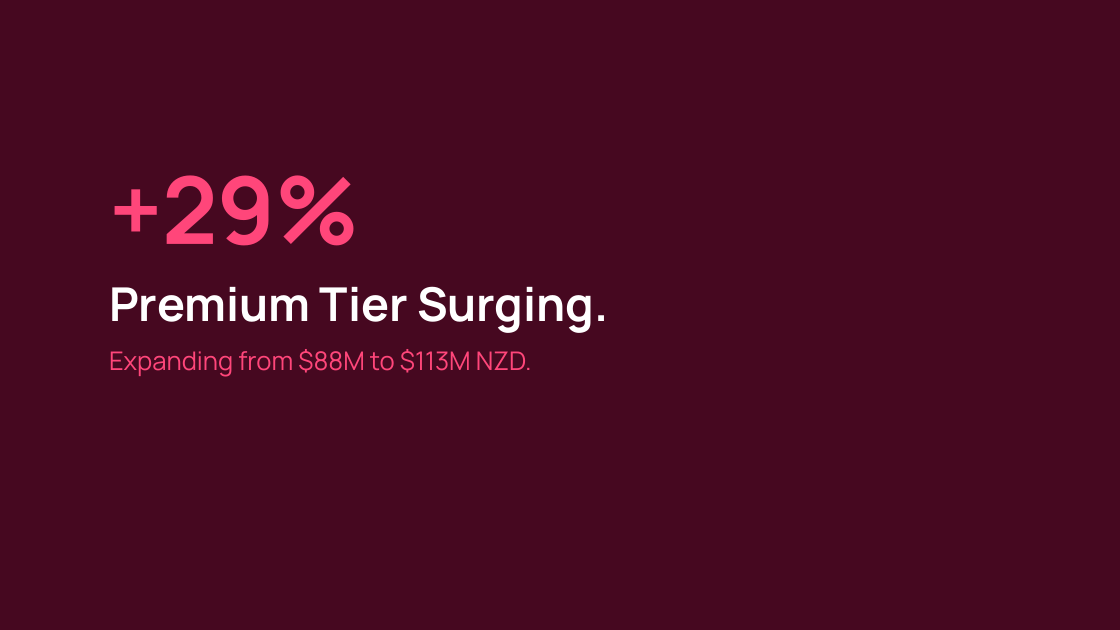
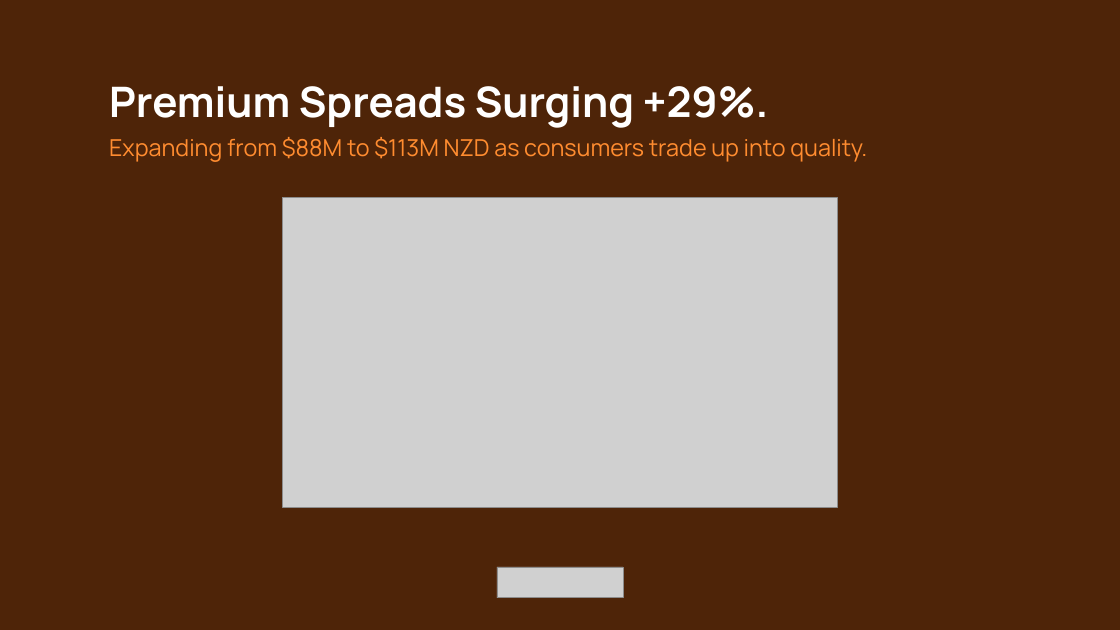
Before and after one commit to JacobCrume/stamp-spreads, a slide deck: slide 11 of presentation/Stamp-pitch.pptx (slide 8 before the commit). Drawn at 1120x630 pixels with LibreOffice and Linux fonts; fonts in the diff are those of the drawing; grey boxes stand for pictures. Boxes give left, top, right and bottom in pixels: in the first picture for what was removed or moved away, otherwise in the second. Text is boxed around its words. In the diff, an @@ line names an element or a change of style, - is before the commit and + after.

Commit message:
feat(presentation): redesign 23-slide rapid-fire pitch deck with distinct palettes, bottom wordmark, and embedded figures

```diff
--- a/presentation/Stamp-pitch.pptx
+++ b/presentation/Stamp-pitch.pptx
@@ rectangle at [0, 0, 1120, 630]: fill #460820 to #4E2408 @@
@@ text added at [109, 86, 867, 162], 20 pt, text #FF8C30 @@
+Premium Spreads Surging +29%.
+Expanding from $88M to $113M NZD as consumers trade up into quality.
@@ text removed at [109, 175, 608, 377] @@
-+29%
-Premium Tier Surging.
-Expanding from $88M to $113M NZD.
@@ picture added at [283, 197, 838, 507] @@
@@ picture added at [497, 567, 623, 598] @@
```
Also in this commit, not shown: 15 other slides changed, 7 slides added, 1 slide removed, 2 other files.
